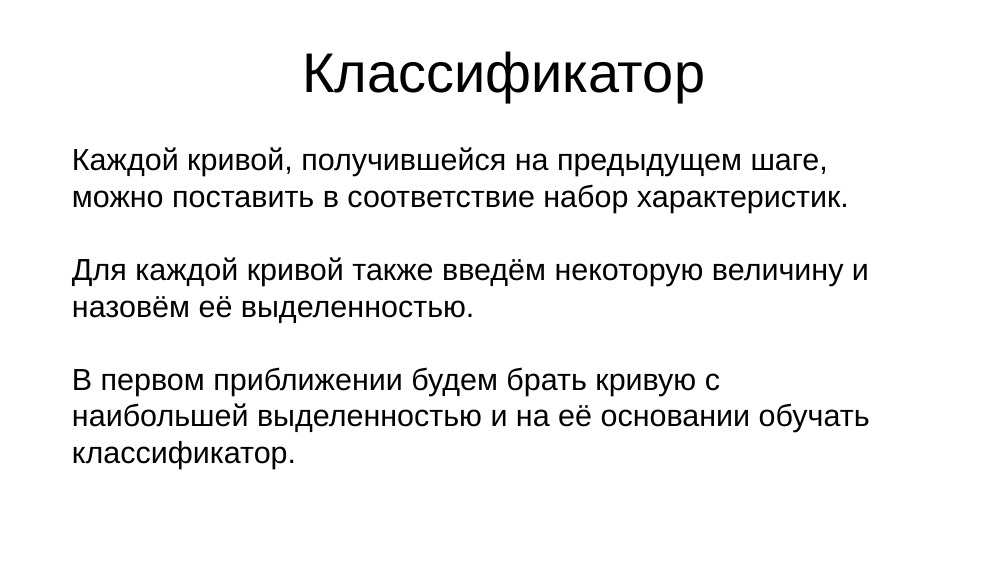
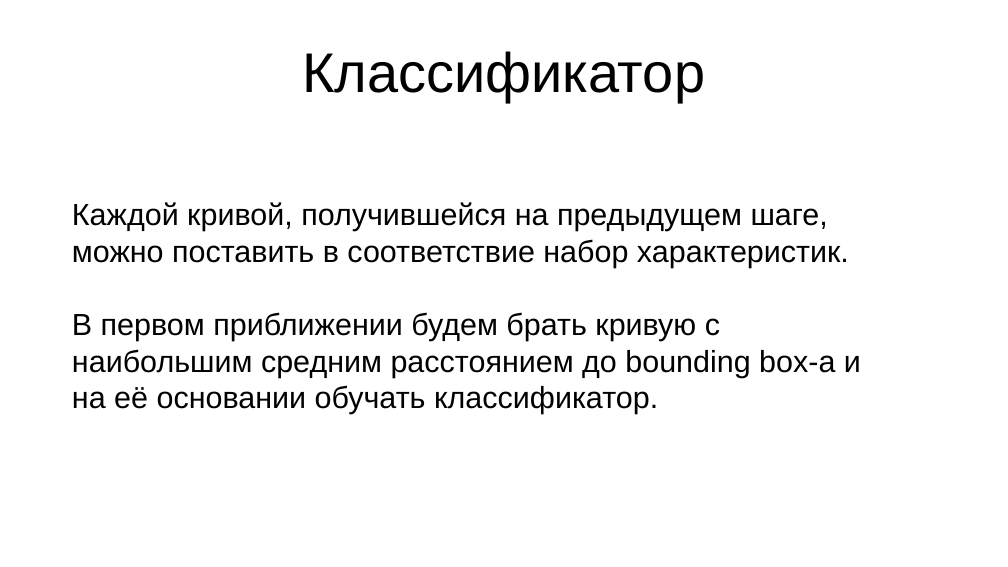
Before and after one commit to Apollon76/signature_detection, a slide deck: slide 7 of presentation.odp. Drawn at 1008x567 pixels with LibreOffice and Linux fonts; fonts in the diff are those of the drawing. Boxes give left, top, right and bottom in pixels: in the first picture for what was removed or moved away, otherwise in the second. Text is boxed around its words. In the diff, an @@ line names an element or a change of style, - is before the commit and + after.

```diff
--- a/presentation.odp
+++ b/presentation.odp
@@ subtitle at bbox=[72, 312, 861, 414]: text changed @@
-Для каждой кривой также введём некоторую величину и назовём её выделенностью.
-В первом приближении будем брать кривую с наибольшей выделенностью и на её основании обучать классификатор.
+В первом приближении будем брать кривую с наибольшим средним расстоянием до bounding box-а и на её основании обучать классификатор.
```
Also in this commit, not shown: 1 other slide changed, 3 other files.
